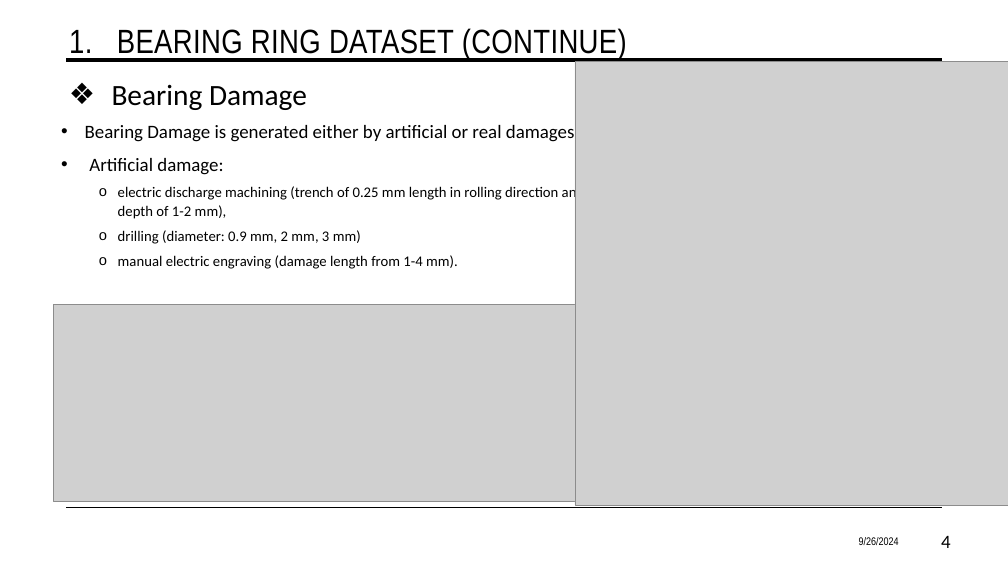
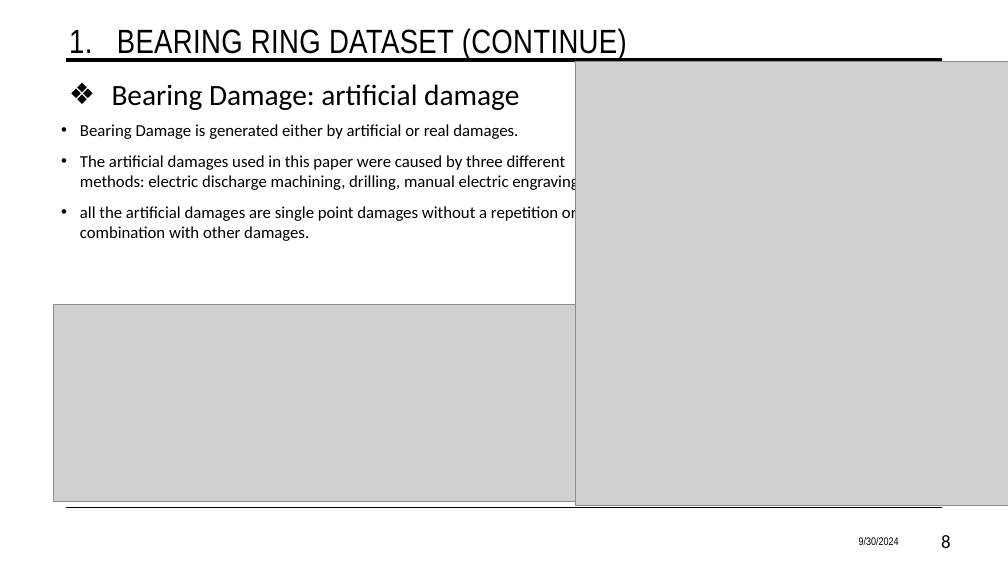
Before and after one commit to CaoTuan749/DLProject_1, a slide deck: slide 8 of Documentation/Presentation 3.pptx (slide 4 before the commit). Drawn at 1008x567 pixels with LibreOffice and Linux fonts; fonts in the diff are those of the drawing; grey boxes stand for pictures. Boxes give left, top, right and bottom in pixels: in the first picture for what was removed or moved away, otherwise in the second. Text is boxed around its words. In the diff, an @@ line names an element or a change of style, - is before the commit and + after.

```diff
--- a/Documentation/Presentation 3.pptx
+++ b/Documentation/Presentation 3.pptx
@@ text at box(112, 84, 519, 110): text changed @@
-❖ Bearing Damage
+❖ Bearing Damage: artificial damage
@@ text at box(80, 124, 583, 241): text changed; size 14 to 16 pt @@
-• Bearing Damage is generated either by artificial or real damages
-• Artificial damage:
-  o electric discharge machining (trench of 0.25 mm length in rolling direction and depth of 1-2 mm),
-  o drilling (diameter: 0.9 mm, 2 mm, 3 mm)
-  o manual electric engraving (damage length from 1-4 mm).
+• Bearing Damage is generated either by artificial or real damages.
+• The artificial damages used in this paper were caused by three different methods: electric discharge machining, drilling, manual electric engraving.
+• all the artificial damages are single point damages without a repetition or combination with other damages.
@@ text at box(859, 537, 899, 545): text changed @@
-9/26/2024
+9/30/2024
@@ page number at box(941, 535, 951, 548): text changed @@
-4
+8
```
Also in this commit, not shown: 35 other slides changed, 8 slides added.
